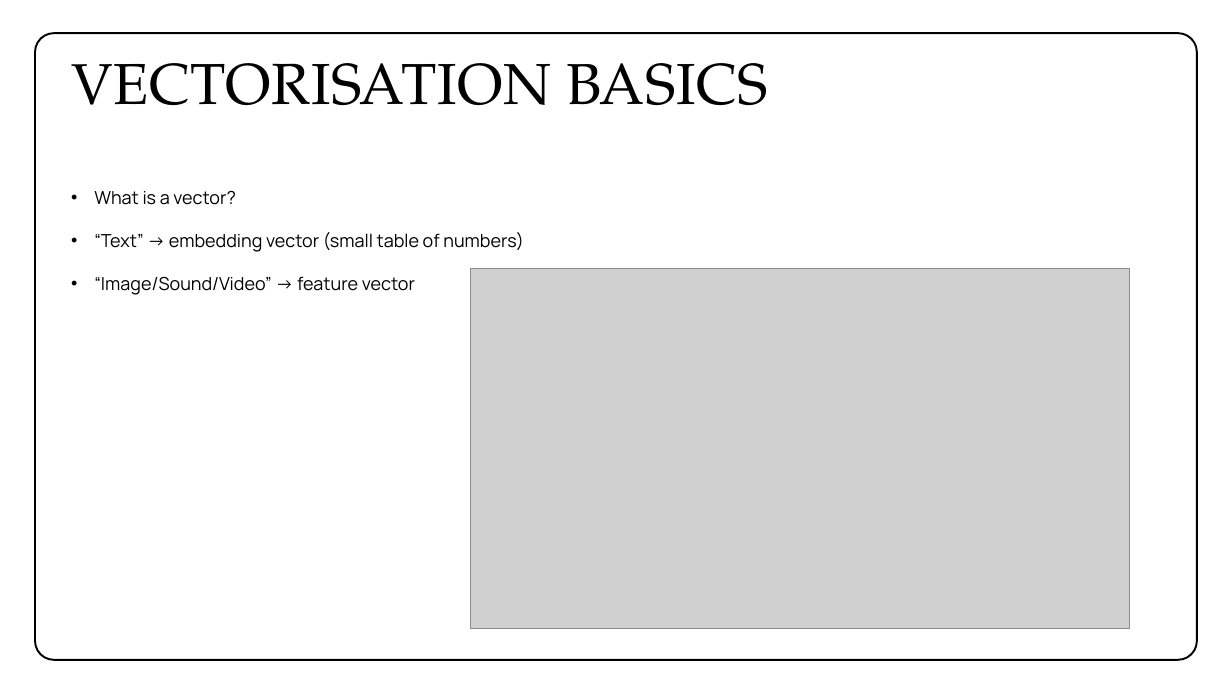
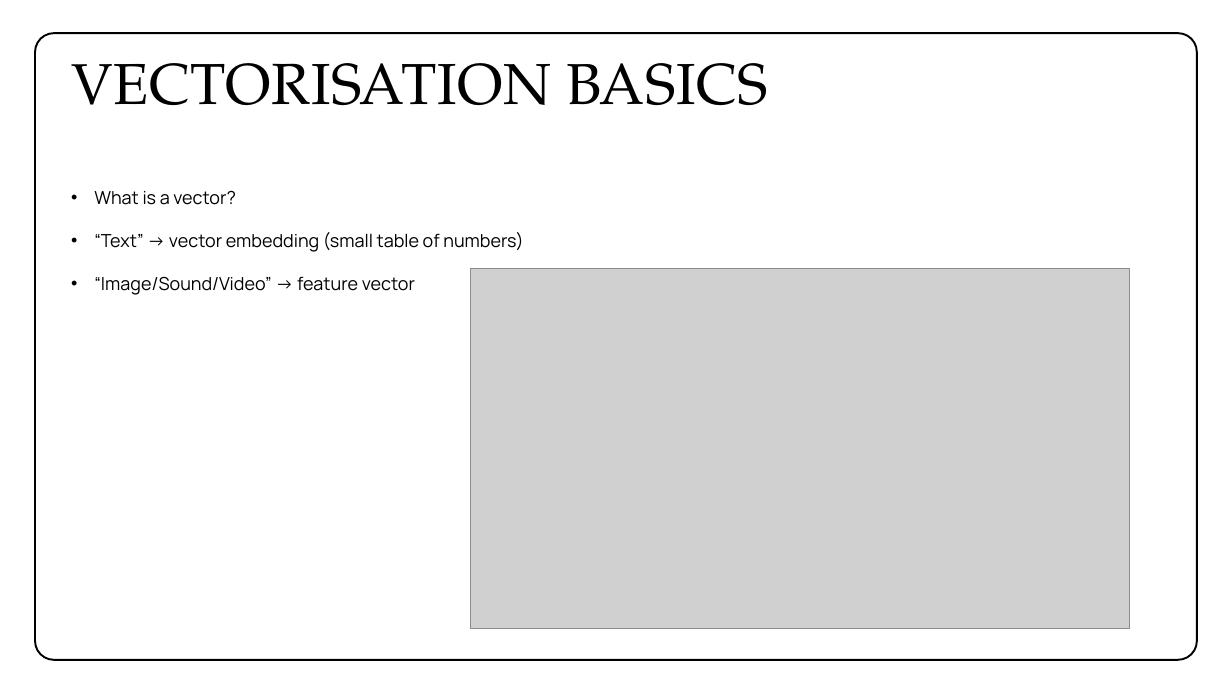
Before and after one commit to johnstaveley/Vectorisation, a slide deck: slide 5 of Vectorisation and Semantic Search.pptx. Drawn at 1232x693 pixels with LibreOffice and Linux fonts; fonts in the diff are those of the drawing; grey boxes stand for pictures. Boxes give left, top, right and bottom in pixels: in the first picture for what was removed or moved away, otherwise in the second. Text is boxed around its words. In the diff, an @@ line names an element or a change of style, - is before the commit and + after.

```diff
--- a/Vectorisation and Semantic Search.pptx
+++ b/Vectorisation and Semantic Search.pptx
@@ text at box(94, 232, 524, 252): text changed @@
-• “Text” → embedding vector (small table of numbers)
+• “Text” → vector embedding (small table of numbers)
```
Also in this commit, not shown: 4 other slides changed.
